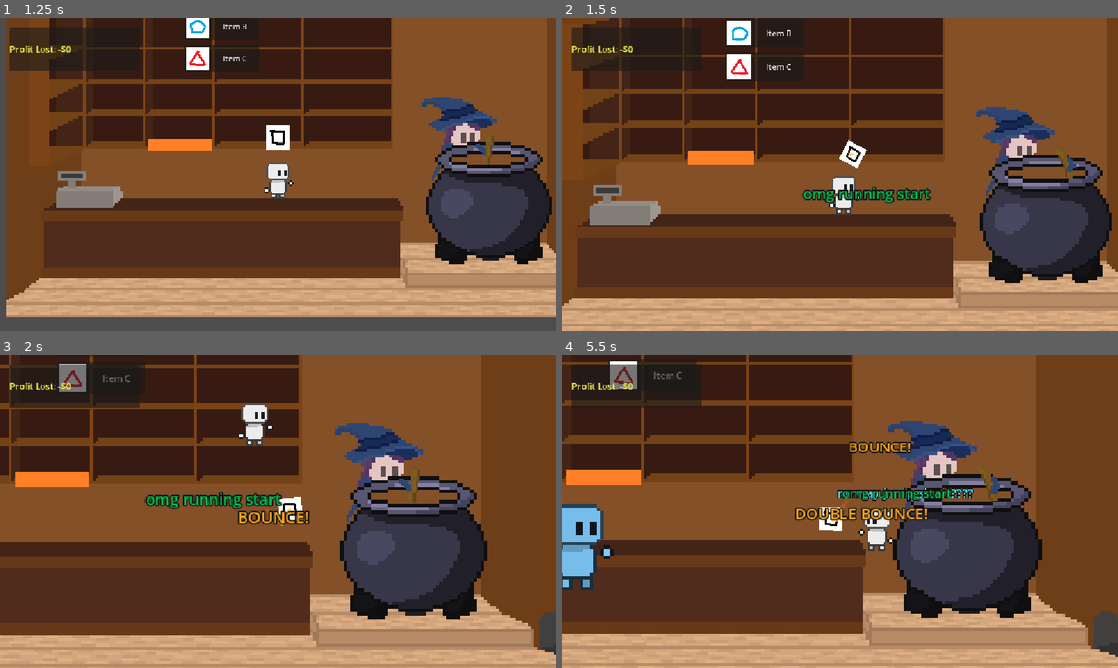
Above: before the commit, frames 1-4 (two rows, left to right).
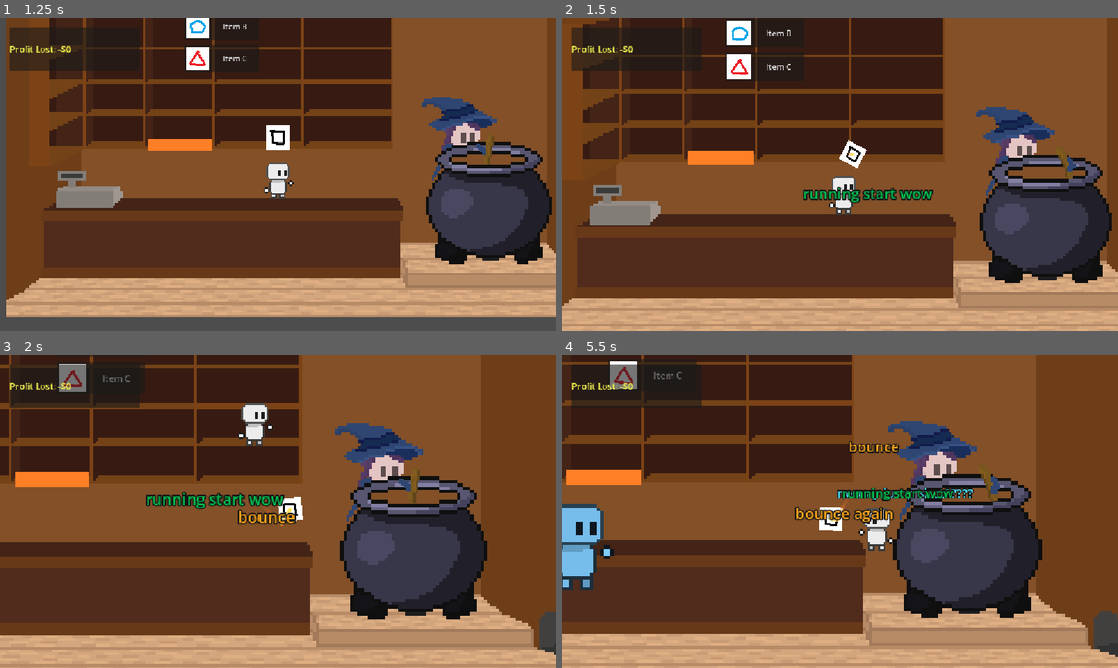
Above: after the commit, the same moments.

Repository: AntAntL/Jame-Gam-Oct2026_RAH
Game: Godot game, scene res://mainmenu.tscn
Same seed, same stepped clock (60 frames per second), same inputs: the game is played once before the commit and once after it. The engine's default icon, where the game draws it, is replaced by a stand-in: a white triangle on a blue panel in a dark square.
Inputs (mouse positions are in pixels of both pictures, inside the frame that each line leads up to):
- Up to frame 1 (1.25 s): click "play game" at 0.5 s
- Up to frame 2 (1.5 s): tap Enter at 1.25 s; move the mouse to (962, 158) at 1.27 s; hold D (right) from 1.28 s (still down); tap F (throw) at 1.35 s; click (962, 158) at 1.42 s
- Up to frame 3 (2 s): keep holding D (right); tap W (jump) at 1.52, 1.82 s
- Up to frame 4 (5.5 s): release D (right) at 2 s; drag from (851, 508) to (979, 536) at 2.02 s; move the mouse to (895, 442) at 2.77 s; hold D (right) 2.78-3.5 s; hold E 2.78-3.5 s; click (895, 442) at 2.92 s; tap F (throw) at 3.05, 4.35 s; drag from (812, 574) to (867, 473) at 3.52 s; move the mouse to (1006, 558) at 4.27 s; hold A (left) 4.28-5 s; click (1006, 558) at 4.42 s; tap W (jump) at 4.52, 4.82 s; drag from (673, 464) to (756, 433) at 5.02 s

Frame 1 is identical in both runs. In frame 2, 0.7% of the frame differs, in the area x 43-67%, y 53-60%; in frame 3, 1.2%; in frame 4, 1.5%, in the area x 41-71%, y 27-54%.

Commit message:
i forgot what i did

Diff:
--- a/game_hud.gd
+++ b/game_hud.gd
@@ -9,6 +9,19 @@
 @onready var review_panel: PanelContainer = $TopRight/ReviewPanel
 @onready var review_stars: Label = $TopRight/ReviewPanel/MarginContainer/VBoxContainer/StarsLabel
 @onready var review_loss: Label = $TopRight/ReviewPanel/MarginContainer/VBoxContainer/LossLabel
+
+# End Screen elements
+@onready var end_screen: Control = $EndScreen
+@onready var red_overlay: ColorRect = $EndScreen/RedOverlay
+@onready var end_content: VBoxContainer = $EndScreen/CenterContainer/Content
+@onready var final_score_label: Label = $EndScreen/CenterContainer/Content/ScoreBox/Margin/VBox/FinalScoreLabel
+@onready var best_score_label: Label = $EndScreen/CenterContainer/Content/ScoreBox/Margin/VBox/BestScoreLabel
+@onready var new_best_label: Label = $EndScreen/CenterContainer/Content/ScoreBox/Margin/VBox/NewBestLabel
+@onready var replay_button: Button = $EndScreen/CenterContainer/Content/ReplayButton
+
+const BEST_SCORE_FILE: String = "user://best_score.dat"
+var is_game_over: bool = false
+var game_over_queued: bool = false
 
 var total_profit_lost: int = 0
 var displayed_profit: int = 0
@@ -41,14 +54,13 @@
 	if review_panel:
 		review_panel.modulate.a = 0.0
 
+	if end_screen:
+		end_screen.visible = false
+	if replay_button:
+		replay_button.pressed.connect(_on_replay_pressed)
+
 func _process(_delta: float) -> void:
-	# Danger vibration on NoticeBar when max suspicion (5 stars)
-	if current_suspicion >= 5.0:
-		var player = get_tree().get_first_node_in_group("player")
-		if player and player.has_node("NoticeBar"):
-			var p_bar: Label = player.get_node("NoticeBar")
-			var shake_offset = Vector2(randf_range(-3.0, 3.0), randf_range(-3.0, 3.0))
-			p_bar.position = Vector2(56.0, -312.0) + shake_offset
+	pass
 
 func add_profit_lost(amount: int) -> void:
 	total_profit_lost += amount
@@ -91,6 +103,10 @@
 	current_suspicion = score
 	update_detect_display(score)
 
+	if score >= 5.0 and not game_over_queued and not is_game_over:
+		game_over_queued = true
+		get_tree().create_timer(0.45, true, false, true).timeout.connect(trigger_game_over)
+
 	# Red screen edge effect
 	var normalized = clamp(score / 5.0, 0.0, 1.0)
 	var target_alpha = normalized * 0.75
@@ -114,21 +130,13 @@
 		var p_bar: Label = player.get_node("NoticeBar")
 		p_bar.text = stars_text if star_count > 0 else ""
 
-		# Star gained punch tween
+		# Subtle star gained bump
 		if star_count > prev_star_count:
 			p_bar.pivot_offset = p_bar.size * 0.5
-			var punch_scale = base_notice_scale * 1.55
+			var punch_scale = base_notice_scale * 1.12
 			var t = create_tween()
-			t.parallel().tween_property(p_bar, "scale", punch_scale, 0.12).set_trans(Tween.TRANS_BACK).set_ease(Tween.EASE_OUT)
-			t.parallel().tween_property(p_bar, "rotation", randf_range(-0.25, 0.25), 0.12)
-			t.parallel().tween_property(p_bar, "modulate", Color(2.5, 0.3, 0.3, 1.0), 0.12)
-			t.parallel().tween_property(p_bar, "scale", base_notice_scale, 0.3).set_delay(0.12).set_trans(Tween.TRANS_ELASTIC).set_ease(Tween.EASE_OUT)
-			t.parallel().tween_property(p_bar, "rotation", 0.0, 0.25).set_delay(0.12)
-			t.parallel().tween_property(p_bar, "modulate", Color.WHITE, 0.3).set_delay(0.12)
-
-			var cam = get_tree().get_first_node_in_group("main_camera")
-			if cam and cam.has_method("add_shake"):
-				cam.add_shake(0.28)
+			t.tween_property(p_bar, "scale", punch_scale, 0.08).set_trans(Tween.TRANS_QUAD).set_ease(Tween.EASE_OUT)
+			t.tween_property(p_bar, "scale", base_notice_scale, 0.12).set_trans(Tween.TRANS_QUAD).set_ease(Tween.EASE_OUT)
 
 	prev_star_count = star_count
 
@@ -149,13 +157,13 @@
 			review_loss.text = "-$" + str(loss) + " Profit Lost"
 			review_loss.modulate = Color(1.0, 0.35, 0.35, 1.0)
 		else:
-			review_loss.text = "Clean Potion (No Loss)"
+			review_loss.text = "Clean Potion"
 			review_loss.modulate = Color(0.4, 0.9, 0.4, 1.0)
 
 	if review_tween and review_tween.is_valid():
 		review_tween.kill()
 
-	# Clean & simple fade + slight slide
+	# Fade
 	review_panel.scale = Vector2.ONE
 	review_panel.rotation = 0.0
 	review_panel.position = Vector2(0.0, -15.0)
@@ -166,3 +174,53 @@
 	review_tween.parallel().tween_property(review_panel, "position:y", 0.0, 0.25).set_trans(Tween.TRANS_QUAD).set_ease(Tween.EASE_OUT)
 	review_tween.tween_interval(3.2)
 	review_tween.tween_property(review_panel, "modulate:a", 0.0, 0.35)
+
+func load_best_score() -> int:
+	if not FileAccess.file_exists(BEST_SCORE_FILE):
+		return 0
+	var file = FileAccess.open(BEST_SCORE_FILE, FileAccess.READ)
+	if file:
+		var text = file.get_as_text().strip_edges()
+		return text.to_int()
+	return 0
+
+func save_best_score(score: int) -> void:
+	var file = FileAccess.open(BEST_SCORE_FILE, FileAccess.WRITE)
+	if file:
+		file.store_string(str(score))
+
+func trigger_game_over() -> void:
+	if is_game_over:
+		return
+	is_game_over = true
+
+	var best_score = load_best_score()
+	var is_new_best = total_profit_lost > best_score
+	if is_new_best:
+		best_score = total_profit_lost
+		save_best_score(best_score)
+
+	if final_score_label:
+		final_score_label.text = "Profit Lost: -$" + str(total_profit_lost)
+	if best_score_label:
+		best_score_label.text = "Best Sabotage: -$" + str(best_score)
+	if new_best_label:
+		new_best_label.visible = is_new_best
+
+	if end_screen and red_overlay and end_content:
+		end_screen.visible = true
+		end_screen.mouse_filter = Control.MOUSE_FILTER_STOP
+		red_overlay.color = Color(0.65, 0.04, 0.04, 0.0)
+		end_content.modulate.a = 0.0
+
+		# Simple red screen fade-in
+		var t = create_tween()
+		t.parallel().tween_property(red_overlay, "color:a", 0.88, 0.6).set_trans(Tween.TRANS_QUAD).set_ease(Tween.EASE_OUT)
+		t.tween_callback(func():
+			if replay_button:
+				replay_button.grab_focus()
+		)
+
+func _on_replay_pressed() -> void:
+	Engine.time_scale = 1.0
+	get_tree().reload_current_scene()
--- a/game_hud.tscn
+++ b/game_hud.tscn
@@ -3,6 +3,7 @@
 [ext_resource type="Script" uid="uid://d3i0ekx5llnra" path="res://game_hud.gd" id="1_hud"]
 
 [node name="GameHUD" type="CanvasLayer" unique_id=695055891]
+process_mode = 3
 layer = 5
 script = ExtResource("1_hud")
 
@@ -88,3 +89,92 @@
 theme_override_font_sizes/font_size = 15
 text = "-$45 Profit Lost"
 horizontal_alignment = 1
+
+[node name="EndScreen" type="Control" parent="." unique_id=987123456]
+visible = false
+layout_mode = 3
+anchors_preset = 15
+anchor_right = 1.0
+anchor_bottom = 1.0
+grow_horizontal = 2
+grow_vertical = 2
+
+[node name="RedOverlay" type="ColorRect" parent="EndScreen" unique_id=987123457]
+layout_mode = 1
+anchors_preset = 15
+anchor_right = 1.0
+anchor_bottom = 1.0
+grow_horizontal = 2
+grow_vertical = 2
+mouse_filter = 2
+color = Color(0.65, 0.04, 0.04, 0)
+
+[node name="CenterContainer" type="CenterContainer" parent="EndScreen" unique_id=987123458]
+layout_mode = 1
+anchors_preset = 15
+anchor_right = 1.0
+anchor_bottom = 1.0
+grow_horizontal = 2
+grow_vertical = 2
+
+[node name="Content" type="VBoxContainer" parent="EndScreen/CenterContainer" unique_id=987123459]
+layout_mode = 2
+theme_override_constants/separation = 16
+alignment = 1
+
+[node name="TitleLabel" type="Label" parent="EndScreen/CenterContainer/Content" unique_id=987123460]
+layout_mode = 2
+theme_override_colors/font_color = Color(1, 0.2, 0.2, 1)
+theme_override_font_sizes/font_size = 52
+text = "you got caught"
+horizontal_alignment = 1
+
+[node name="SubtitleLabel" type="Label" parent="EndScreen/CenterContainer/Content" unique_id=987123461]
+layout_mode = 2
+theme_override_colors/font_color = Color(0.9, 0.8, 0.8, 1)
+theme_override_font_sizes/font_size = 18
+text = "the witch saw you"
+horizontal_alignment = 1
+
+[node name="ScoreBox" type="PanelContainer" parent="EndScreen/CenterContainer/Content" unique_id=987123462]
+layout_mode = 2
+
+[node name="Margin" type="MarginContainer" parent="EndScreen/CenterContainer/Content/ScoreBox" unique_id=987123463]
+layout_mode = 2
+theme_override_constants/margin_left = 32
+theme_override_constants/margin_top = 16
+theme_override_constants/margin_right = 32
+theme_override_constants/margin_bottom = 16
+
+[node name="VBox" type="VBoxContainer" parent="EndScreen/CenterContainer/Content/ScoreBox/Margin" unique_id=987123464]
+layout_mode = 2
+theme_override_constants/separation = 8
+
+[node name="FinalScoreLabel" type="Label" parent="EndScreen/CenterContainer/Content/ScoreBox/Margin/VBox" unique_id=987123465]
+layout_mode = 2
+theme_override_colors/font_color = Color(1, 0.9, 0.3, 1)
+theme_override_font_sizes/font_size = 26
+text = "Profit Lost: -$0"
+horizontal_alignment = 1
+
+[node name="BestScoreLabel" type="Label" parent="EndScreen/CenterContainer/Content/ScoreBox/Margin/VBox" unique_id=987123466]
+layout_mode = 2
+theme_override_colors/font_color = Color(0.85, 0.85, 0.85, 1)
+theme_override_font_sizes/font_size = 20
+text = "Best Sabotage: -$0"
+horizontal_alignment = 1
+
+[node name="NewBestLabel" type="Label" parent="EndScreen/CenterContainer/Content/ScoreBox/Margin/VBox" unique_id=987123467]
+visible = false
+layout_mode = 2
+theme_override_colors/font_color = Color(0.35, 1, 0.45, 1)
+theme_override_font_sizes/font_size = 18
+text = "new best!!!!!"
+horizontal_alignment = 1
+
+[node name="ReplayButton" type="Button" parent="EndScreen/CenterContainer/Content" unique_id=987123468]
+custom_minimum_size = Vector2(200, 52)
+layout_mode = 2
+size_flags_horizontal = 4
+theme_override_font_sizes/font_size = 22
+text = "REPLAY"
--- a/item.gd
+++ b/item.gd
@@ -110,7 +110,7 @@
 		if abs(global_position.x - 639.0) < 65.0 and global_position.y < 350.0:
 			if not passed_over_witch:
 				passed_over_witch = true
-				TrickPopup.spawn(get_parent(), global_position, "over omg", Color(0.8, 0.4, 1.0))
+				TrickPopup.spawn(get_parent(), global_position, "over", Color(0.8, 0.4, 1.0))
 				add_combo()
 
 		# Update motion trail
@@ -162,9 +162,9 @@
 	add_combo()
 
 	# Text on bounce
-	var bounce_text = "BOUNCE!"
+	var bounce_text = "bounce"
 	if bounce_count == 2:
-		bounce_text = "DOUBLE BOUNCE!"
+		bounce_text = "bounce again"
 	elif bounce_count >= 3:
 		bounce_text = "AAAAAAAAAAAAAAAAAAAAAAAAAAAA"
 
--- a/item_area.gd
+++ b/item_area.gd
@@ -5,9 +5,14 @@
 signal ingredient_added(item_name: String)
 
 var ingredients: Array[String] = []
+var cauldron_base_scale: Vector2 = Vector2.ONE
+var cauldron_tween: Tween = null
 
 func _ready() -> void:
 	add_to_group("cauldron")
+	var parent_node = get_parent() as Node2D
+	if parent_node:
+		cauldron_base_scale = parent_node.scale
 
 func _on_body_entered(body: Node2D) -> void:
 	if (!body.is_in_group("item")):
@@ -41,11 +46,11 @@
 
 	if bool(trick_data.get("passed_over_witch", false)):
 		bonus_loss += 60
-		trick_titles.append("over the witch lol")
+		trick_titles.append("over?")
 
 	if bool(trick_data.get("is_swish", false)):
 		bonus_loss += 50
-		trick_titles.append("swish clean")
+		trick_titles.append("thrown")
 
 	# Score bonus & trigger popups
 	var world_root = get_tree().current_scene
@@ -59,26 +64,26 @@
 	else:
 		TrickPopup.spawn(world_root, global_position + Vector2(0, -55), "dunked", Color(0.4, 1.0, 0.5))
 
-	# Screen shake
+	# Gentle screen shake on trick shots
 	var cam = get_tree().get_first_node_in_group("main_camera")
 	if cam:
-		cam.add_shake(0.6 if bonus_loss > 0 else 0.3)
-		# Delay camera return so player watches the landing
-		get_tree().create_timer(0.45).timeout.connect(cam.return_to_player)
+		if bonus_loss > 0:
+			cam.add_shake(0.2)
+		get_tree().create_timer(0.35).timeout.connect(cam.return_to_player)
 
-	# Hitstop / Micro-pause for juicy impact
+	# Subtle hitstop on trick impact
 	if bonus_loss > 0:
-		Engine.time_scale = 0.15
-		get_tree().create_timer(0.08, true, false, true).timeout.connect(func(): Engine.time_scale = 1.0)
+		Engine.time_scale = 0.3
+		get_tree().create_timer(0.05, true, false, true).timeout.connect(func(): Engine.time_scale = 1.0)
 
-	# Cauldron Squash & Stretch bounce animation
+	# Gentle cauldron dip animation
 	var parent_node = get_parent() as Node2D
 	if parent_node:
-		var orig_scale = parent_node.scale
-		var tw = create_tween()
-		tw.tween_property(parent_node, "scale", orig_scale * Vector2(1.3, 0.7), 0.08)
-		tw.tween_property(parent_node, "scale", orig_scale * Vector2(0.85, 1.25), 0.12)
-		tw.tween_property(parent_node, "scale", orig_scale, 0.15)
+		if cauldron_tween and cauldron_tween.is_valid():
+			cauldron_tween.kill()
+		cauldron_tween = create_tween()
+		cauldron_tween.tween_property(parent_node, "scale", cauldron_base_scale * Vector2(1.05, 0.95), 0.07).set_trans(Tween.TRANS_QUAD).set_ease(Tween.EASE_OUT)
+		cauldron_tween.tween_property(parent_node, "scale", cauldron_base_scale, 0.12).set_trans(Tween.TRANS_QUAD).set_ease(Tween.EASE_OUT)
 
 	ingredients.append(item_name)
 	ingredient_added.emit(item_name)
--- a/player_movement.gd
+++ b/player_movement.gd
@@ -99,6 +99,9 @@
 	cancel_charging()
 
 func _unhandled_input(event: InputEvent) -> void:
+	var hud = get_tree().get_first_node_in_group("hud")
+	if hud and hud.get("is_game_over"):
+		return
 	if held_item_texture == null:
 		return
 
@@ -138,6 +141,16 @@
 	launch_item(ratio)
 
 func _physics_process(delta: float) -> void:
+	var hud = get_tree().get_first_node_in_group("hud")
+	if hud and hud.get("is_game_over"):
+		if is_charging:
+			cancel_charging()
+		velocity.x = move_toward(velocity.x, 0, SPEED)
+		if not is_on_floor():
+			velocity += get_gravity() * delta
+		move_and_slide()
+		return
+
 	# Add the gravity.
 	if not is_on_floor():
 		velocity += get_gravity() * delta
@@ -158,7 +171,7 @@
 
 	move_and_slide()
 
-	# Handle keyboard throw action (Hold 'F' / 'throw' action)
+	# Handle keyboard throw action
 	if held_item_texture != null:
 		if Input.is_action_just_pressed("throw") and not is_charging:
 			start_charging(false, true)
@@ -230,7 +243,7 @@
 	item_instance.global_position = throw_origin
 	item_instance.linear_velocity = launch_velocity
 
-	# Give realistic tumbling spin in the direction of throw
+	# Spin
 	var spin_dir = 1.0 if launch_velocity.x >= 0 else -1.0
 	item_instance.angular_velocity = spin_dir * randf_range(5.0, 12.0)
 
@@ -245,11 +258,11 @@
 			item_instance.add_combo()
 
 	if velocity.distance_to(Vector2(0, 0)) > 2:
-		TrickPopup.spawn(get_parent(), global_position, "omg running start", Color(0.0, 0.748, 0.307, 1.0))
+		TrickPopup.spawn(get_parent(), global_position, "running start wow", Color(0.0, 0.748, 0.307, 1.0))
 		if item_instance.has_method("add_combo"):
 			item_instance.add_combo()
 
-	# Lock camera onto the flying projectile!
+	# Lock camera onto the flying projectile
 	var cam = get_tree().get_first_node_in_group("main_camera")
 	if cam and cam.has_method("track_item"):
 		cam.track_item(item_instance)
--- a/witch.gd
+++ b/witch.gd
@@ -10,6 +10,7 @@
 const MAX_SUSPICION: float = 5.0
 const BASE_DETECTION_RATE: float = 0.4
 var floor_alert_timer: float = 0.0
+var game_over_triggered: bool = false
 
 func _ready() -> void:
 	add_to_group("witch")
@@ -24,6 +25,8 @@
 	add_child(alert_label)
 
 func _physics_process(delta: float) -> void:
+	if game_over_triggered:
+		return
 	var item_spotted = false
 	var highest_risk: float = 0.0
 	var spotted_item_type = ""
@@ -35,7 +38,7 @@
 
 	var bodies = area.get_overlapping_bodies()
 	for body in bodies:
-		if body.is_in_group("item") and !body.is_in_group("inside_cauldron"):
+		if (body.is_in_group("item") or body.is_in_group("player")) and !body.is_in_group("inside_cauldron"):
 			var cur_item = ""
 			if body.is_in_group("player"):
 				if body.get("held_item_texture") != null:
@@ -61,7 +64,11 @@
 		suspicion = min(suspicion + delta * BASE_DETECTION_RATE * highest_risk, MAX_SUSPICION)
 		if alert_label:
 			alert_label.visible = true
-			if spotted_item_type == "itemc":
+			if suspicion >= MAX_SUSPICION:
+				game_over_triggered = true
+				alert_label.text = "I SEE YOU"
+				alert_label.modulate = Color(1.0, 0.0, 0.0, 1.0)
+			elif spotted_item_type == "itemc":
 				alert_label.text = "AAAAAAAAAAAAAAAAAA"
 				alert_label.modulate = Color(1.0, 0.0, 0.0, 1.0)
 			else:
@@ -92,11 +99,15 @@
 	floor_alert_timer = 2.2
 	if alert_label:
 		alert_label.visible = true
-		alert_label.text = "WHAT WAS THAT?!?!?"
+		alert_label.text = "?!?!?!?!?!?!?!"
 		alert_label.modulate = Color(1.0, 0.1, 0.1, 1.0)
 
-	# Heavy suspicion spike (+1.6 stars)
+	# Big sus
 	suspicion = min(suspicion + 1.6, MAX_SUSPICION)
+	if suspicion >= MAX_SUSPICION:
+		game_over_triggered = true
+		if alert_label:
+			alert_label.text = "i see"
 	var hud = get_tree().get_first_node_in_group("hud")
 	if hud and hud.has_method("set_suspicion"):
 		hud.set_suspicion(suspicion, true)
--- a/world.tscn
+++ b/world.tscn
@@ -8,6 +8,7 @@
 [ext_resource type="PackedScene" uid="uid://dfhh0wfxyfc2m" path="res://map.tscn" id="7_pkg7o"]
 [ext_resource type="Script" uid="uid://b0b13m006rpss" path="res://customer_spawner.gd" id="7_spawner"]
 [ext_resource type="Texture2D" uid="uid://dkdnjxrcaglby" path="res://Objects/Sprites/World/Unorganized/orange.png" id="8_gbfbk"]
+[ext_resource type="AudioStream" uid="uid://d27wtqrqy6qvq" path="res://Objects/SFX/Main_BGMusic.wav" id="9_ioo17"]
 
 [sub_resource type="WorldBoundaryShape2D" id="WorldBoundaryShape2D_r300x"]
 
@@ -56,8 +57,8 @@
 shape = SubResource("RectangleShape2D_r300x")
 
 [node name="StaticBody2D5" type="StaticBody2D" parent="." unique_id=75955965]
-position = Vector2(362, 7)
-rotation = 1.5707964
+position = Vector2(1043, -98.00003)
+rotation = 2.8536134
 
 [node name="CollisionShape2D" type="CollisionShape2D" parent="StaticBody2D5" unique_id=286890419]
 position = Vector2(19, 98)
@@ -83,3 +84,8 @@
 [node name="CollisionShape2D" type="CollisionShape2D" parent="StaticBody2D2" unique_id=2073547703]
 position = Vector2(-53.943523, -5.4868774)
 shape = SubResource("RectangleShape2D_1hv83")
+
+[node name="AudioStreamPlayer" type="AudioStreamPlayer" parent="." unique_id=665536579]
+stream = ExtResource("9_ioo17")
+volume_db = -11.44
+autoplay = true
